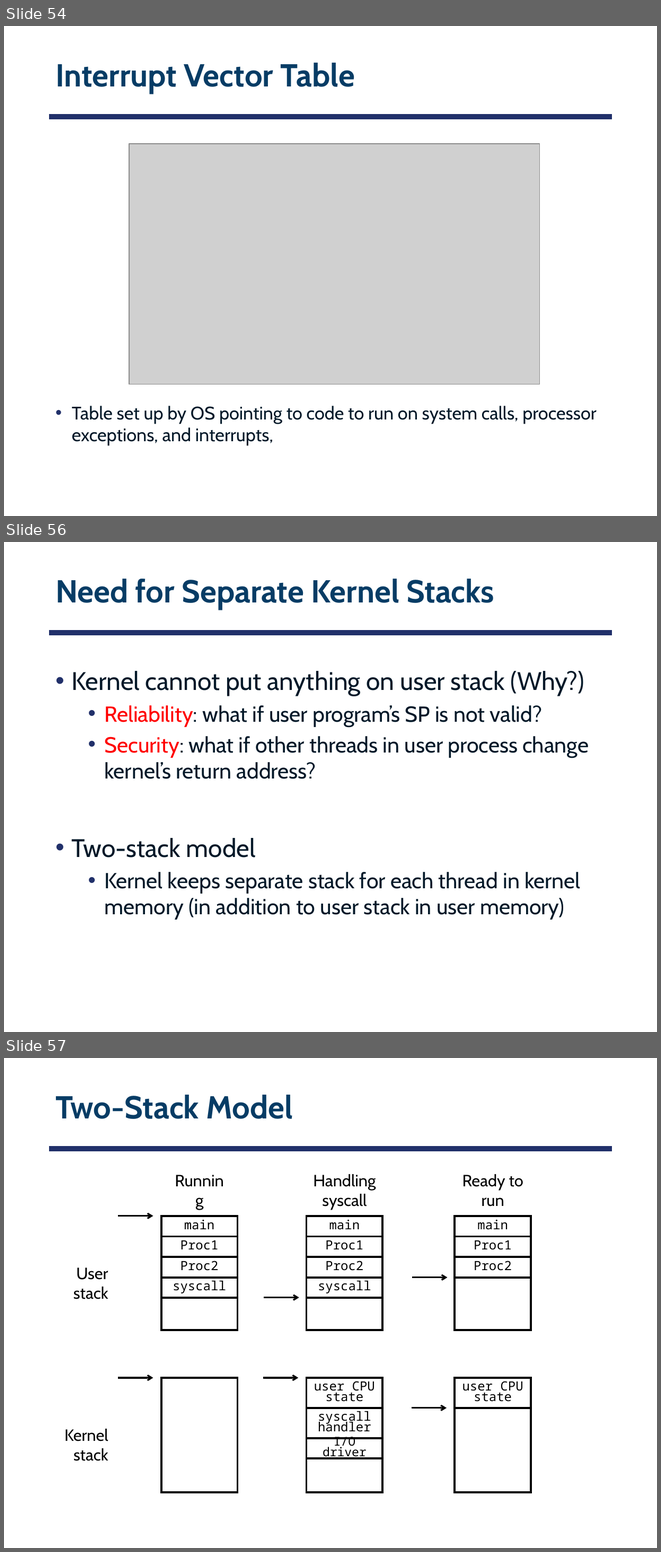
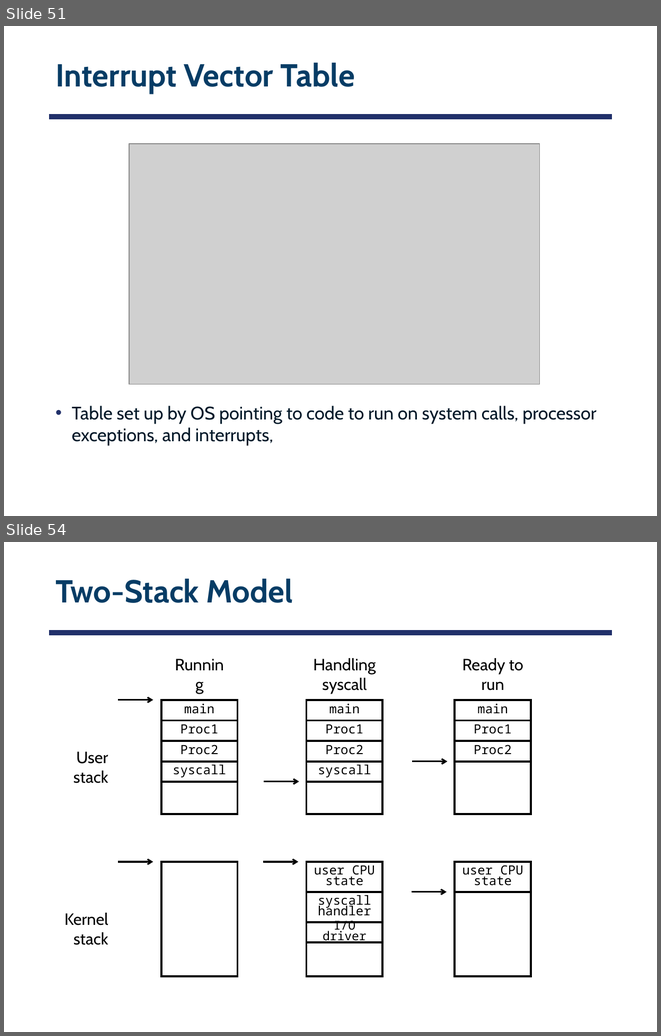
Before and after one commit to smajidzahedi/ECE350, a slide deck: 02-concepts.pptx. Shown one above the other, each under a label of ours: slides 54, 56 and 57 before the commit, slides 51 and 54 after it; the slides between them are not shown. The pictures are 661x1552 and 661x1036 pixels, drawn with LibreOffice and Linux fonts; fonts in the diff are those of the drawing; grey boxes stand for pictures. Boxes give left, top, right and bottom in pixels: in the first picture for what was removed or moved away, otherwise in the second. Text is boxed around its words. In the diff, an @@ line names an element or a change of style, - is before the commit and + after.

```diff
--- a/02-concepts.pptx
+++ b/02-concepts.pptx
@@ slide 56 removed at box(4, 542, 657, 1032), background #FFFFFF; not listed: 1 template element that a slide beside it also shows @@
@@ title removed at box(55, 579, 494, 610) @@
-Need for Separate Kernel Stacks
@@ text removed at box(72, 671, 589, 919) @@
-• Kernel cannot put anything on user stack (Why?)
-  • Reliability: what if user program’s SP is not valid?
-  • Security: what if other threads in user process change kernel’s return address?
-• Two-stack model
-  • Kernel keeps separate stack for each thread in kernel memory (in addition to user stack in user memory)
@@ what was slide 54 is now slide 51 @@
@@ what was slide 57 is now slide 54 @@
```
Also in this commit, not shown: 8 slides changed, 1 slide added, 3 other files.
